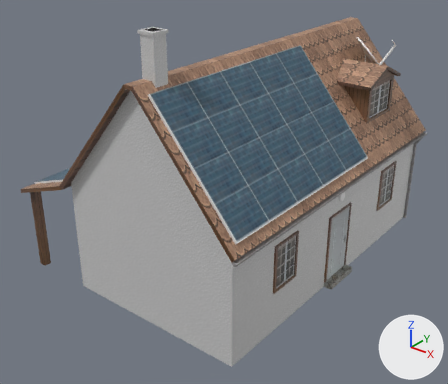
The FBX model src/FieldWarning/Assets/Buildings/Haus/Mesh/haus3.fbx as it was, and as the next commit left it.
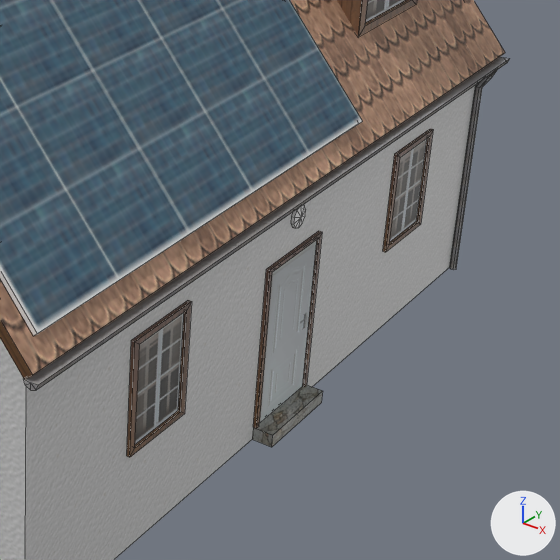
There are two pictures of each version: one whole from a 50 mm lens placed at (0.197, -0.283, 0.21), pointed at (-0.014, -0.018, 0.046), one close up on the part from 49% to 100% of the width and 28% to 87% of the height. Arrows for +X, +Y and +Z are at lower right; the lights stay in place. The close-ups show mesh edges as thin lines. Objects named as collision shapes, trigger or cutter boxes, shadow casters or lower levels of detail are left out. Where no turn or scale is listed for an object, it has been applied to the vertices. Vertices at the same position are counted once.

Names of what the first close-up shows: 'haus3_LOD0'.
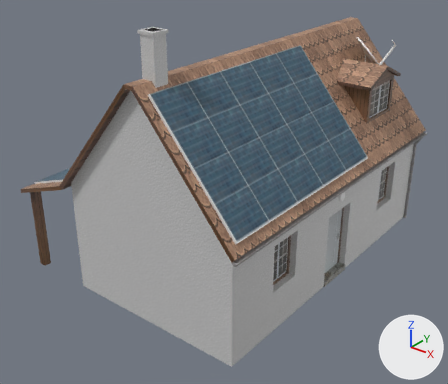
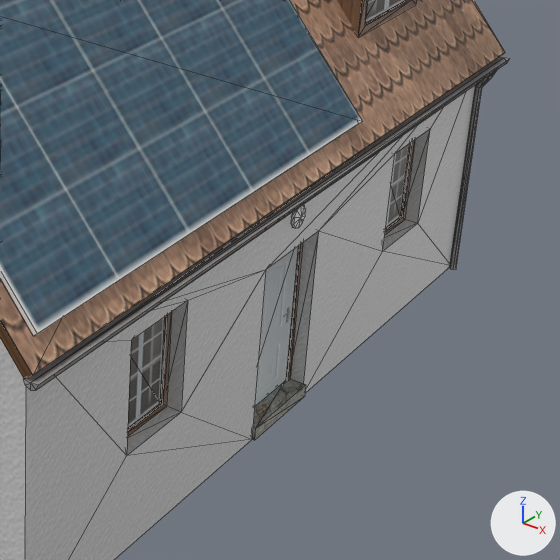
The change, as a diff of the scene's bpy script:
```diff
--- a/src/FieldWarning/Assets/Buildings/Haus/Mesh/haus3.fbx.py
+++ b/src/FieldWarning/Assets/Buildings/Haus/Mesh/haus3.fbx.py
@@ me_mesh @@
 # used by ob_haus3_lod0; location = (-0.0182, -0.0001, 0.0792)
-me_mesh.from_pydata(...)  # 418 vertices, 323 faces; spans x -0.079..0.079, y -0.103..0.103, z -0.076..0.076
+me_mesh.from_pydata(...)  # 448 vertices, 639 faces; spans x -0.079..0.079, y -0.103..0.103, z -0.076..0.076
+# me_mesh part 1: 1 vertex moved from x 0.074, y 0.011, z -0.072 to x 0.068, y 0.012, z -0.076; 27 vertices removed from x 0.073..0.078, y -0.065..0.012, z -0.076..-0.024; 37 vertices added at x 0.068..0.074, y -0.065..0.012, z -0.076..-0.024
+# me_mesh part 2: 4 vertices moved within x 0.042..0.055, y 0.076..0.089, z 0.038..0.044; 24 vertices removed from x 0.003..0.074, y 0.05..0.099, z -0.051..0.027; 32 vertices added at x 0.003..0.069, y 0.05..0.095, z -0.051..0.027
 me_mesh.materials.append(mat_aistandard1)
```

Where the change shows, as pixel boxes (x1, y1, x2, y2) in the close-ups (560 x 560 px; the box of a moved part takes in the faces that stretch with it):
part 1 of me_mesh, moved or reshaped: before (127, 231, 323, 457); after (127, 231, 319, 455)
part 2 of me_mesh, moved or reshaped: before (383, 129, 433, 252); after (383, 129, 430, 251)
